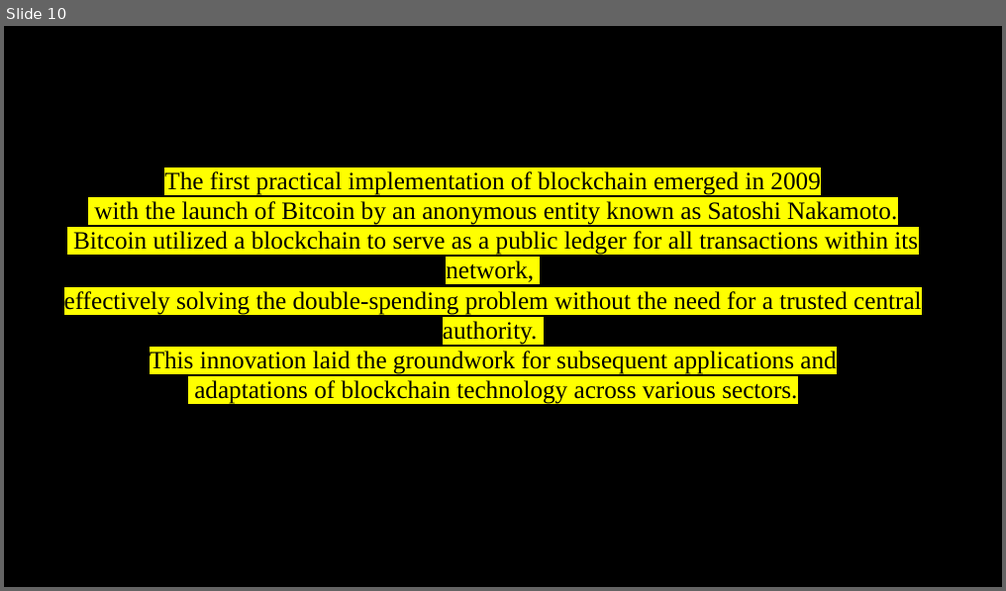
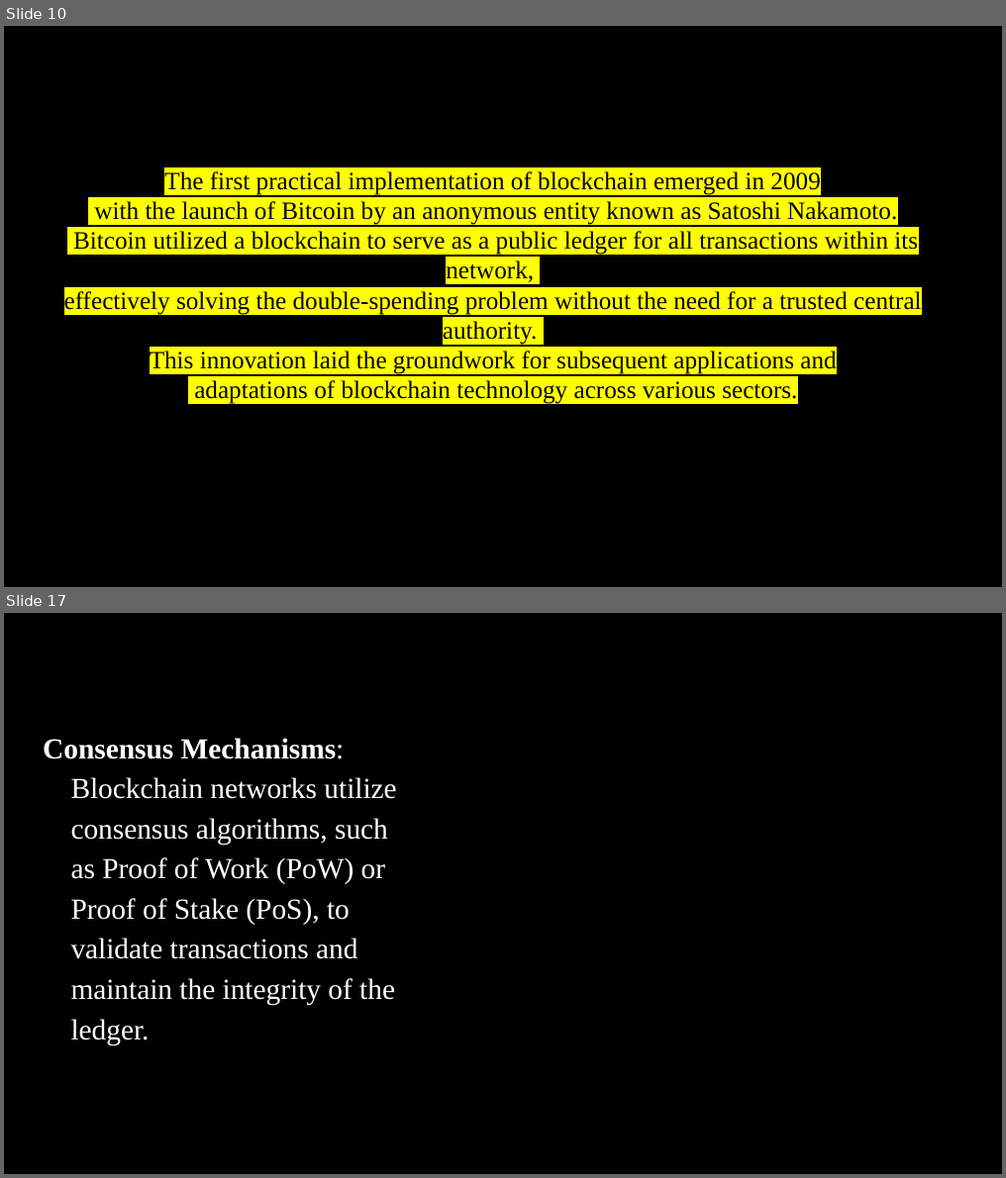
Before and after one commit to VaishakRajesh/seminar, a slide deck: Presentation Seminar.pptx. Shown one above the other, each under a label of ours: slide 10 before the commit, slides 10 and 17 after it; the slides between them are not shown. The pictures are 1006x591 and 1006x1178 pixels, drawn with LibreOffice and Linux fonts; fonts in the diff are those of the drawing; background and template pictures are left out. Boxes give left, top, right and bottom in pixels: in the first picture for what was removed or moved away, otherwise in the second. Text is boxed around its words. In the diff, an @@ line names an element or a change of style, - is before the commit and + after.

```diff
--- a/Presentation Seminar.pptx
+++ b/Presentation Seminar.pptx
@@ slide 17 added at (4,613,1002,1174), background picture (left out) @@
@@ text added at (43,738,396,1046), 28 pt, text #FFFFFF @@
+Consensus Mechanisms: Blockchain networks utilize consensus algorithms, such as Proof of Work (PoW) or Proof of Stake (PoS), to validate transactions and maintain the integrity of the ledger.
```
Also in this commit, not shown: 10 other slides added, 17 other files.
